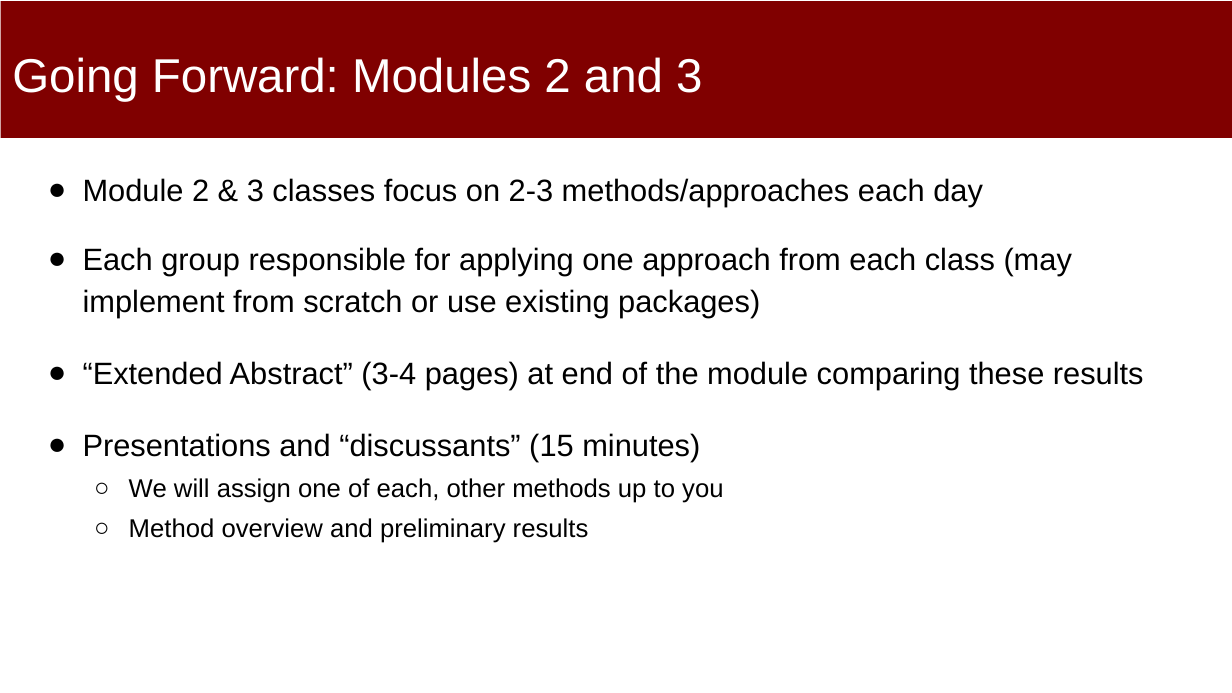
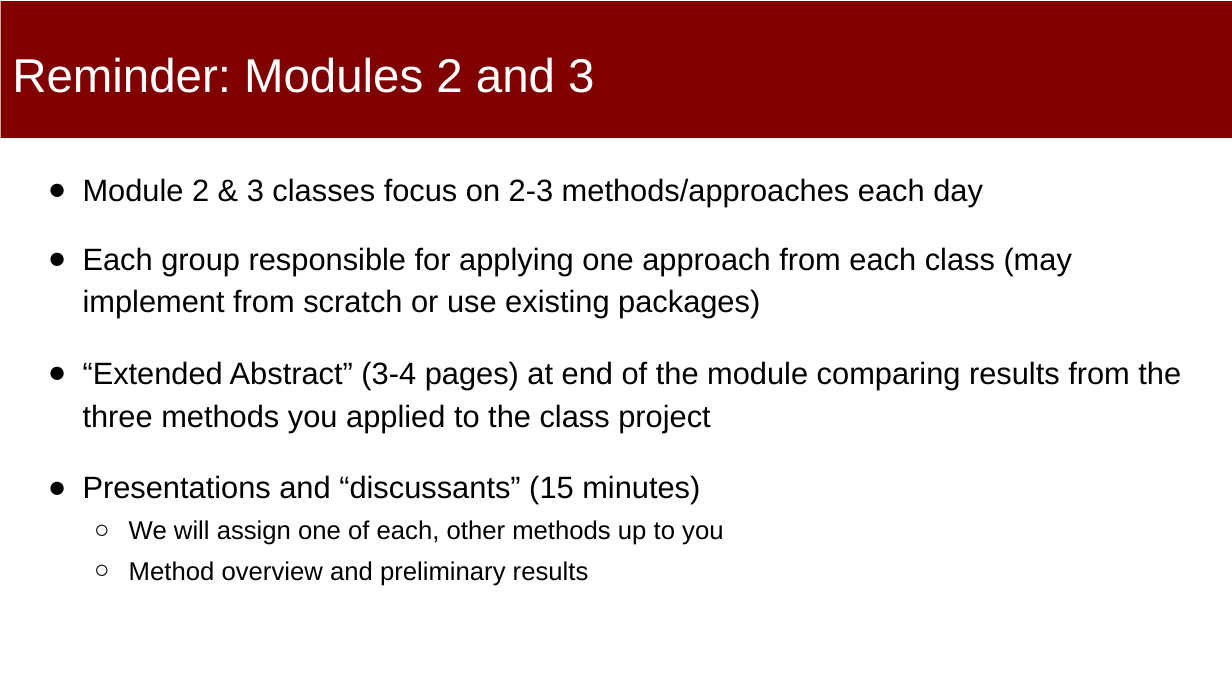
Before and after one commit to dssg/MLinPractice, a slide deck: slide 2 of Lectures/Lecture13-InterpretabilityOverview.pptx. Drawn at 1232x693 pixels with LibreOffice and Linux fonts; fonts in the diff are those of the drawing. Boxes give left, top, right and bottom in pixels: in the first picture for what was removed or moved away, otherwise in the second. Text is boxed around its words. In the diff, an @@ line names an element or a change of style, - is before the commit and + after.

Commit message:
slides updates

```diff
--- a/Lectures/Lecture13-InterpretabilityOverview.pptx
+++ b/Lectures/Lecture13-InterpretabilityOverview.pptx
@@ title at bbox=[12, 57, 594, 93]: text changed @@
-Going Forward: Modules 2 and 3
+Reminder: Modules 2 and 3
@@ text at bbox=[83, 361, 1181, 432]: text changed @@
-● “Extended Abstract” (3-4 pages) at end of the module comparing these results
+● “Extended Abstract” (3-4 pages) at end of the module comparing results from the three methods you applied to the class project
```
Also in this commit, not shown: 1 other slide changed, 1 slide added.
